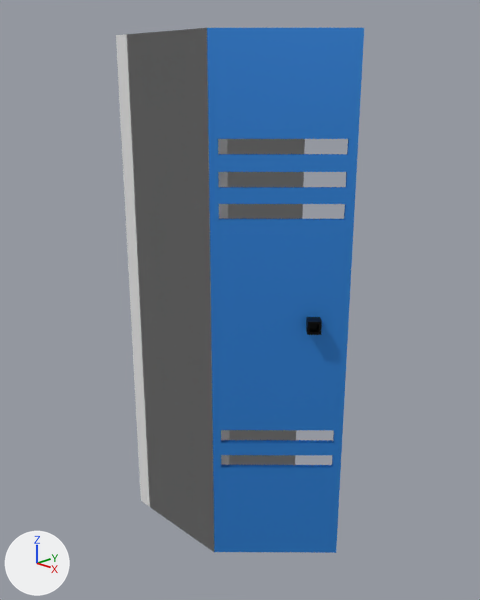
One commit to the Blender file locker/midOpenedLocker.blend: the scene before it, then after it.
The view is the same before and after, from a camera (50 mm lens) standing at (3.9, -3.56, 3.67) and looking at (0.27, 0.03, 2.0). The axes (+X, +Y, +Z) are drawn at lower left. The lights are the same throughout.
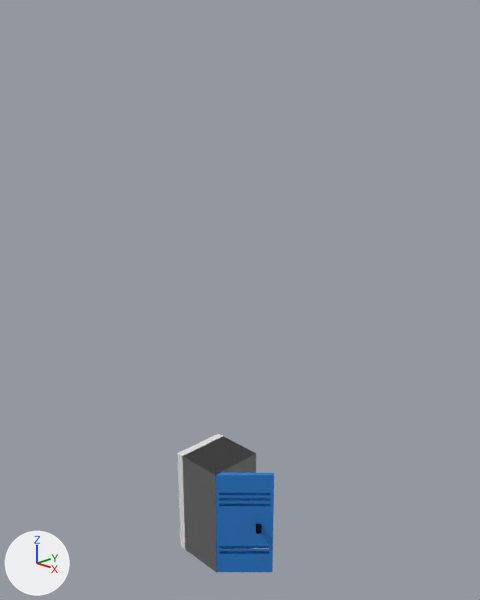
Edits to the scene script, one JSON object a line:
```json
{"op": "remove", "block": "ob_cube_002", "code": ["ob_cube_002 = bpy.data.objects.new('Cube.002', me_cube_005)", "ob_cube_002.location = (1.059, -0.006, 2.0)", "ob_cube_002.rotation_euler = (0.0, 0.0, -0.785)  # degrees (0, 0, -45)", "ob_cube_002.scale = (0.05, 0.05, 0.05)"]}
{"op": "set", "path": "ob_cube_001.location", "old": "(0.838, -0.129, 2.0)", "new": "(0.41, -0.056, 0.0)"}
{"op": "set", "path": "ob_cube_001.scale", "old": "(0.02, 0.5, 2.0)", "new": "(0.02, 0.25, 0.5)"}
{"op": "set", "path": "ob_cube.location", "old": "(0.0, 0.0, 2.0)", "new": "(0.0, 0.0, 0.0)"}
{"op": "set", "path": "ob_cube.scale", "old": "(0.5, 0.5, 2.0)", "new": "(0.25, 0.25, 0.5)"}
```

Changed parts and their boxes (x1, y1, x2, y2) in the pictures (480 x 600 px):
```json
{"object": "Cube.001", "change": "moved, rescaled", "before": [207, 28, 364, 553], "after": [215, 472, 274, 572], "on screen": "62% narrower, 81% shorter"}
{"object": "Cube", "change": "moved, rescaled", "before": [116, 28, 305, 552], "after": [178, 434, 256, 572], "on screen": "58% narrower, 74% shorter"}
{"object": "Cube.002", "change": "deleted", "before": [306, 317, 322, 335]}
```
